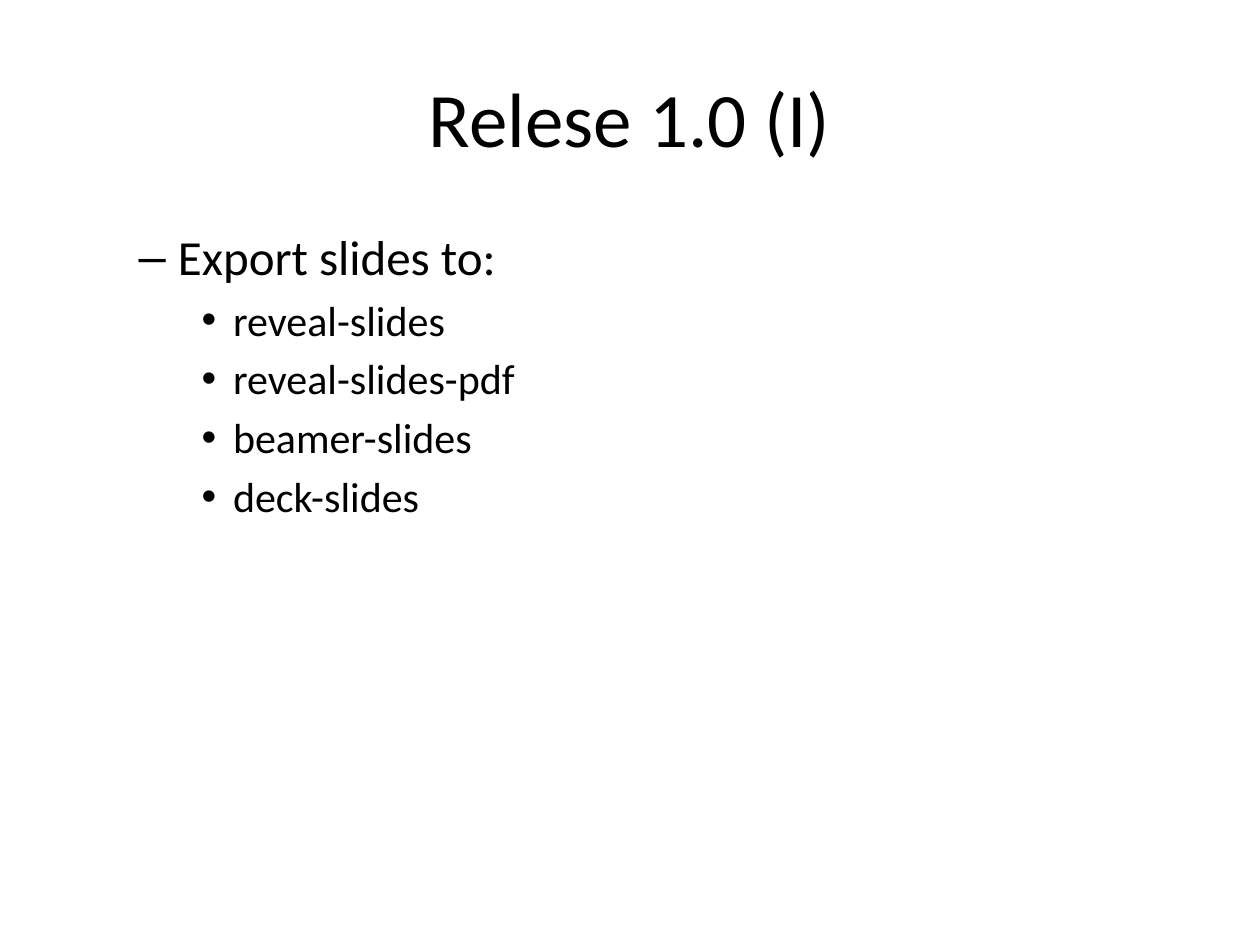
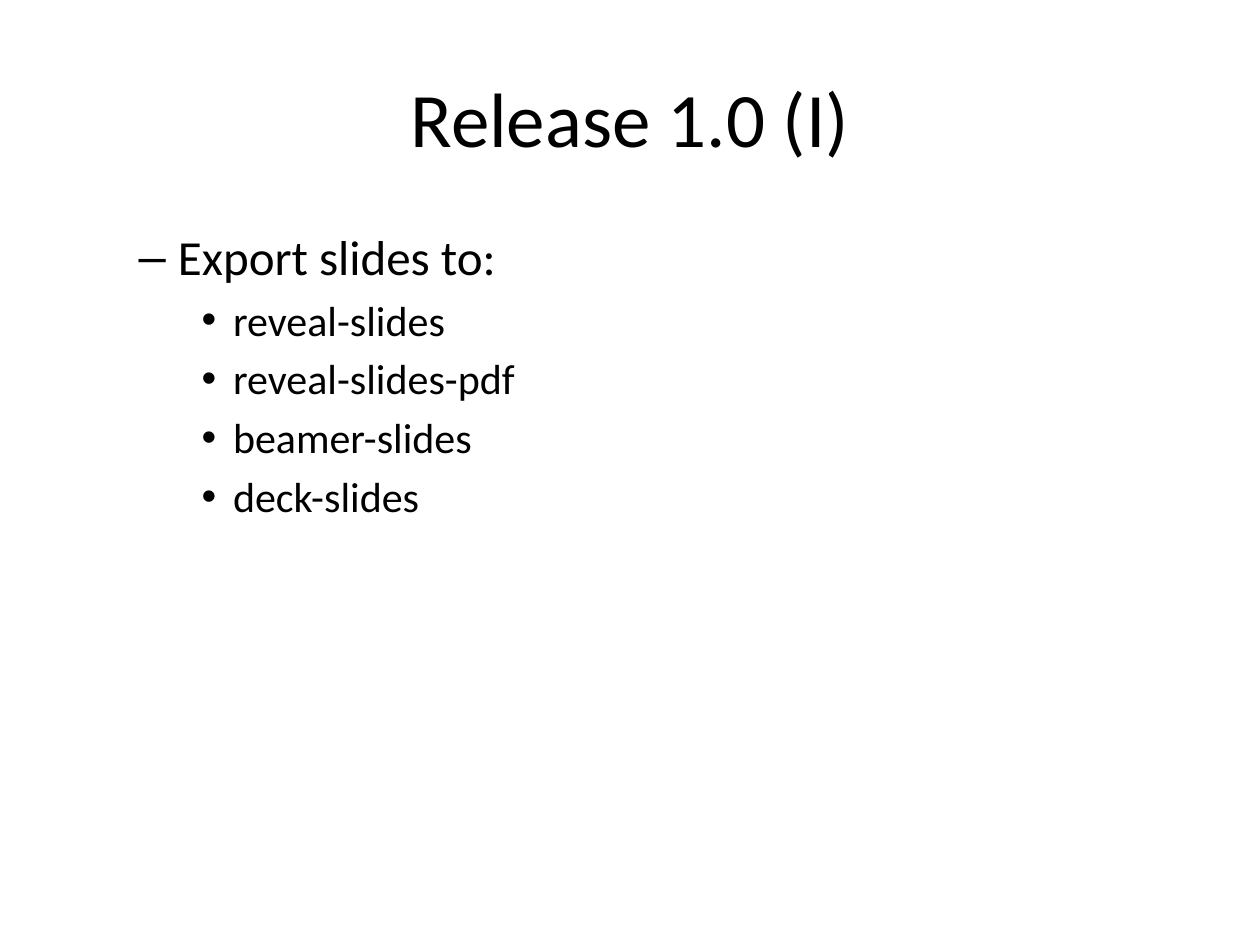
Before and after one commit to asanzdiego/markdownslides, a slide deck: slide 33 of doc/export/readme-slides-plus.pptx. Drawn at 1260x945 pixels with LibreOffice and Linux fonts; fonts in the diff are those of the drawing. Boxes give left, top, right and bottom in pixels: in the first picture for what was removed or moved away, otherwise in the second. Text is boxed around its words. In the diff, an @@ line names an element or a change of style, - is before the commit and + after.

```diff
--- a/doc/export/readme-slides-plus.pptx
+++ b/doc/export/readme-slides-plus.pptx
@@ title at <box>411,91,849,158</box>: text changed @@
-Relese 1.0 (I)
+Release 1.0 (I)
```
Also in this commit, not shown: 11 other slides changed, 24 other files.
